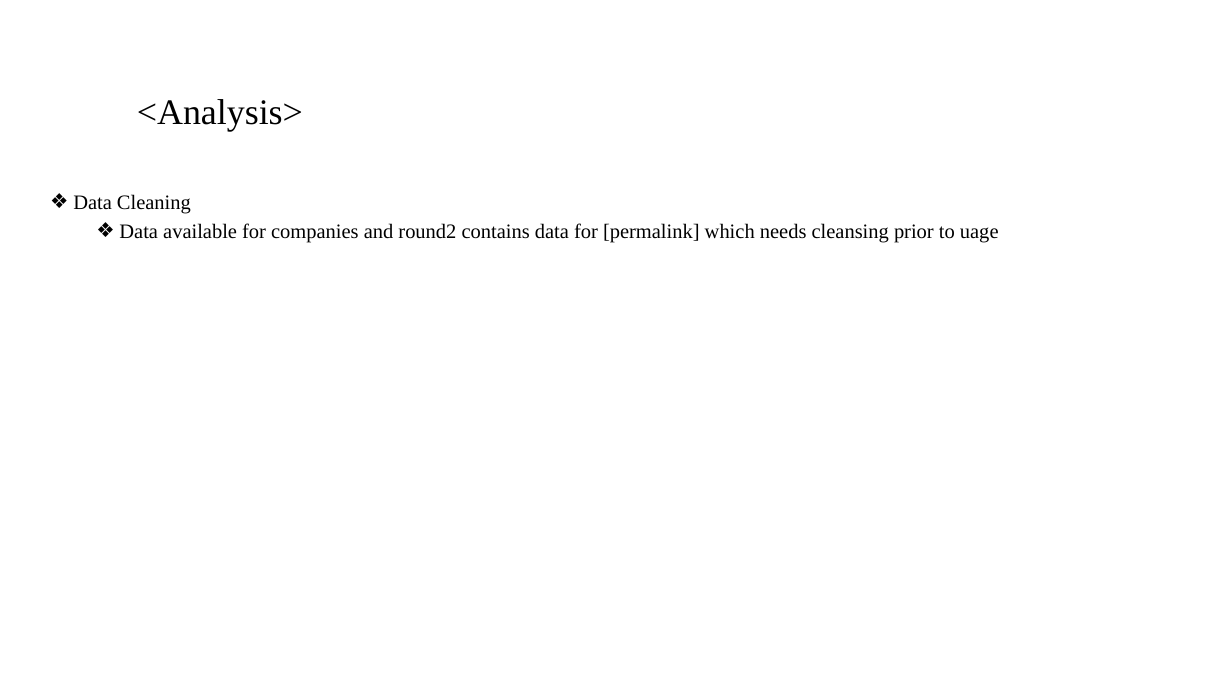
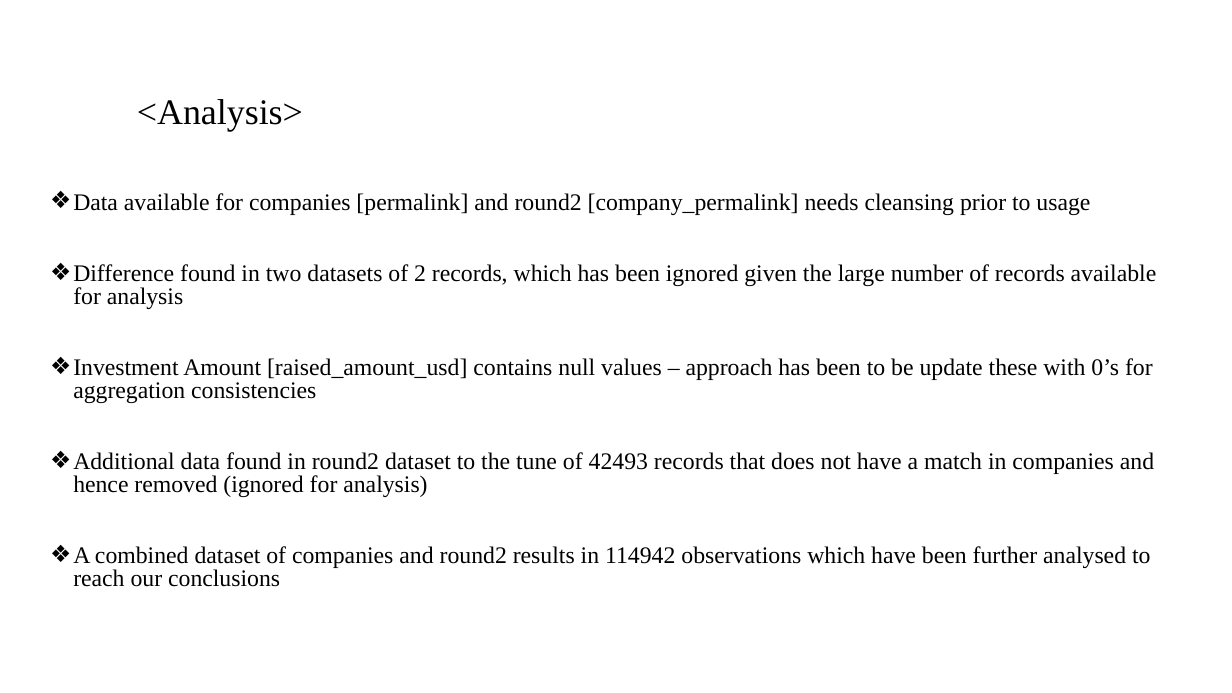
Before and after one commit to hsatam/AI_ML, a slide deck: slide 4 of Spark Funds Presentation.pptx. Drawn at 1232x693 pixels with LibreOffice and Linux fonts; fonts in the diff are those of the drawing; background and template pictures are left out. Boxes give left, top, right and bottom in pixels: in the first picture for what was removed or moved away, otherwise in the second. Text is boxed around its words. In the diff, an @@ line names an element or a change of style, - is before the commit and + after.

```diff
--- a/Spark Funds Presentation.pptx
+++ b/Spark Funds Presentation.pptx
@@ text at box(73, 193, 1157, 587): text changed; size 16 to 18.5 pt @@
-❖ Data Cleaning
-  ❖ Data available for companies and round2 contains data for [permalink] which needs cleansing prior to uage
+❖ Data available for companies [permalink] and round2 [company_permalink] needs cleansing prior to usage
+❖ Difference found in two datasets of 2 records, which has been ignored given the large number of records available for analysis
+❖ Investment Amount [raised_amount_usd] contains null values – approach has been to be update these with 0’s for aggregation consistencies
+❖ Additional data found in round2 dataset to the tune of 42493 records that does not have a match in companies and hence removed (ignored for analysis)
+❖ A combined dataset of companies and round2 results in 114942 observations which have been further analysed to reach our conclusions
```
Also in this commit, not shown: 4 other slides changed, 2 other files.
